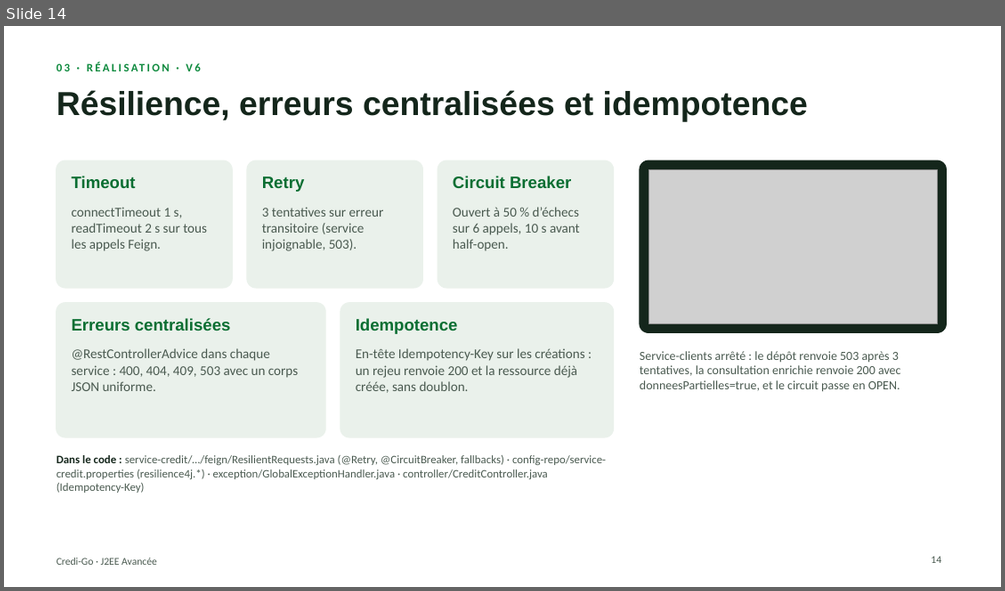
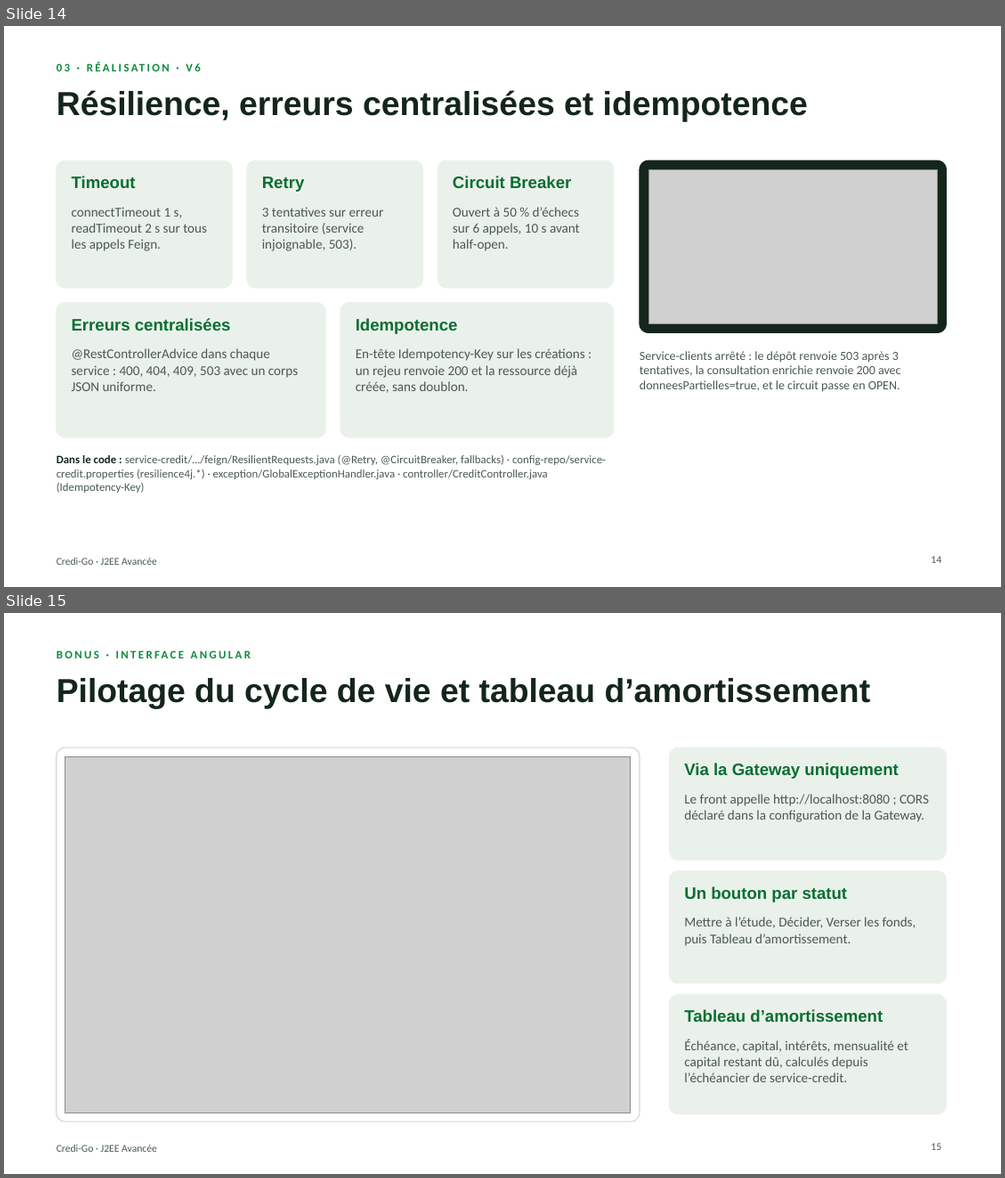
Before and after one commit to Omarbakhou/credi-go, a slide deck: docs/presentation/Credi-Go-Presentation.pptx. Shown one above the other, each under a label of ours: slide 14 before the commit, slides 14 and 15 after it. The pictures are 1005x591 and 1005x1178 pixels, drawn with LibreOffice and Linux fonts; fonts in the diff are those of the drawing; grey boxes stand for pictures. Boxes give left, top, right and bottom in pixels: in the first picture for what was removed or moved away, otherwise in the second. Text is boxed around its words. In the diff, an @@ line names an element or a change of style, - is before the commit and + after.

```diff
--- a/docs/presentation/Credi-Go-Presentation.pptx
+++ b/docs/presentation/Credi-Go-Presentation.pptx
@@ slide 15 added at [4,613,1001,1174], background #FFFFFF; not listed: 1 template element that a slide beside it also shows @@
@@ text added at [57,643,655,666], 11 pt, text #0E8A3E, bold @@
+BONUS · INTERFACE ANGULAR
@@ title added at [57,678,871,709], 32 pt, text #14261B, bold @@
+Pilotage du cycle de vie et tableau d’amortissement
@@ rounded rectangle added at [57,747,639,1121], fill #FFFFFF, outline #CFDAD2 1 pt @@
@@ picture added at [65,756,631,1112] @@
@@ rounded rectangle added at [670,747,947,860], fill #EAF1EB, outline #EAF1EB 1 pt @@
@@ text added at [684,763,898,779], 16 pt, text #0B6E32, bold @@
+Via la Gateway uniquement
@@ text added at [684,794,929,822], 13 pt, text #4A5A50 @@
+Le front appelle http://localhost:8080 ; CORS déclaré dans la configuration de la Gateway.
@@ rounded rectangle added at [670,871,947,983], fill #EAF1EB, outline #EAF1EB 1 pt @@
@@ text added at [684,886,848,902], 16 pt, text #0B6E32, bold @@
+Un bouton par statut
@@ text added at [684,916,916,946], 13 pt, text #4A5A50 @@
+Mettre à l’étude, Décider, Verser les fonds, puis Tableau d’amortissement.
@@ rounded rectangle added at [670,995,947,1114], fill #EAF1EB, outline #EAF1EB 1 pt @@
@@ text added at [684,1009,882,1022], 16 pt, text #0B6E32, bold @@
+Tableau d’amortissement
@@ text added at [684,1038,908,1082], 13 pt, text #4A5A50 @@
+Échéance, capital, intérêts, mensualité et capital restant dû, calculés depuis l’échéancier de service-credit.
@@ page number added at [930,1143,941,1150], 10 pt, text #4A5A50 @@
+15
```
Also in this commit, not shown: 1 other file.
